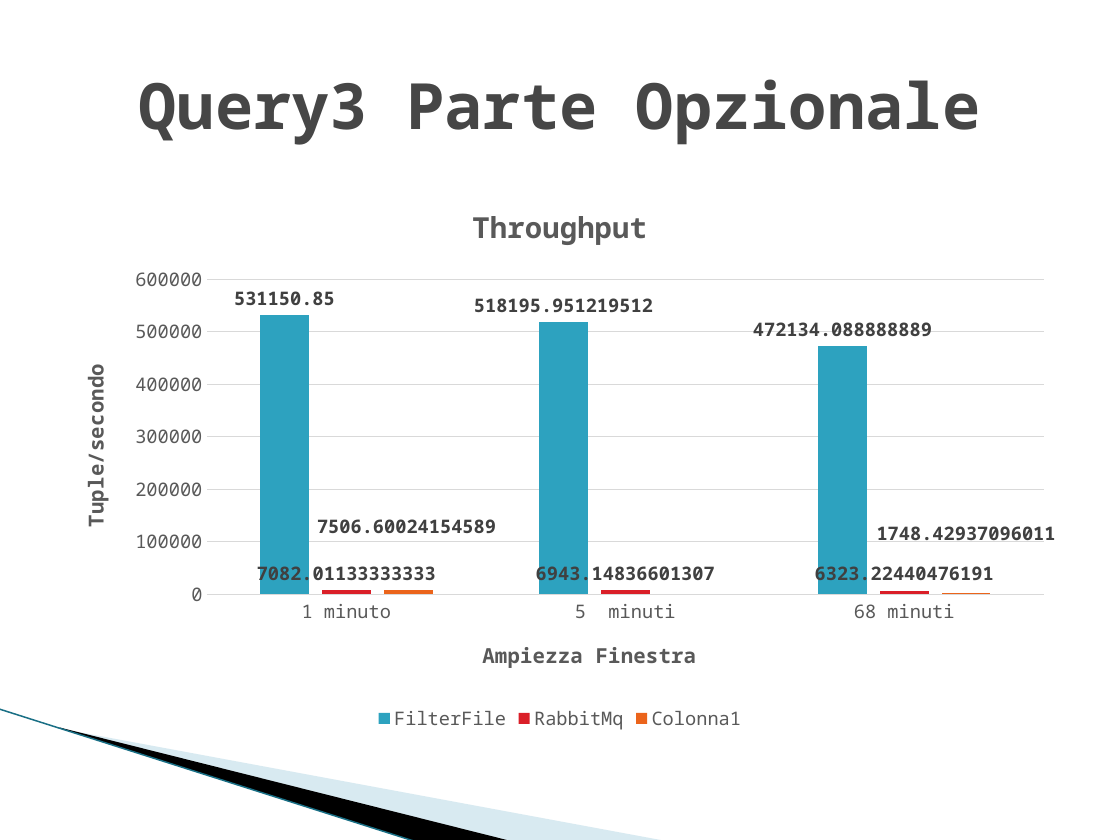
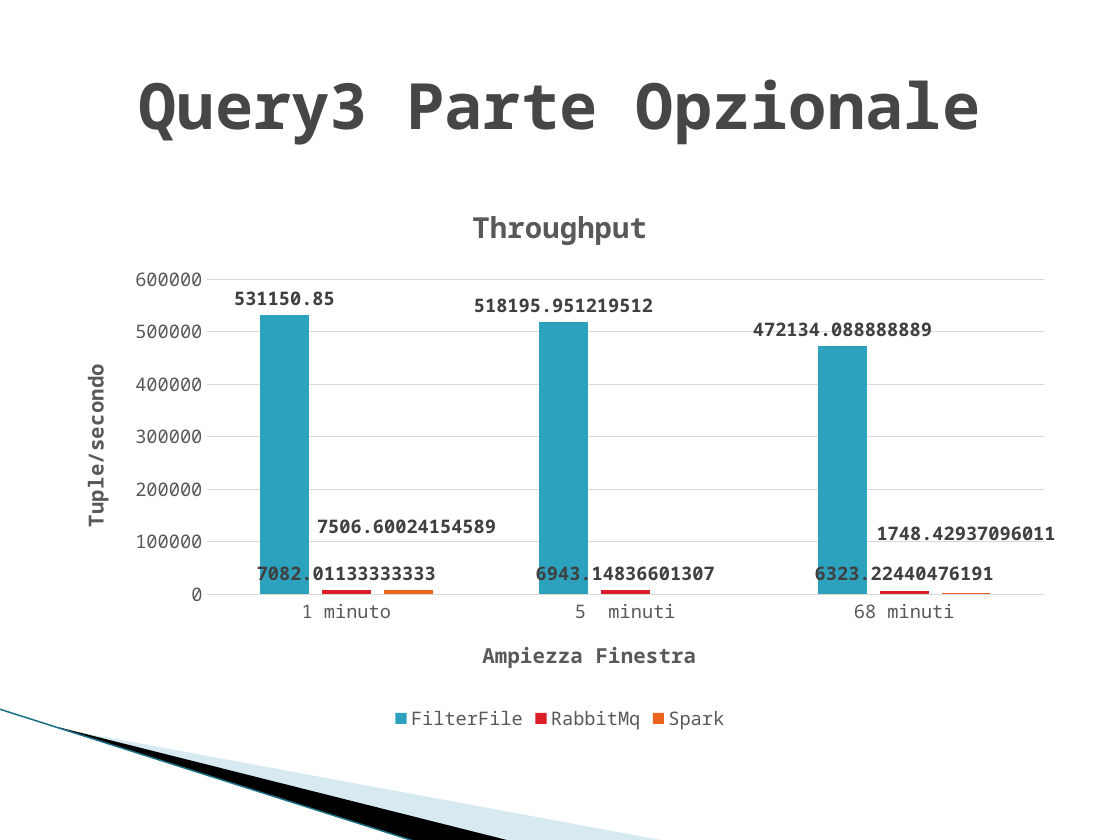
Before and after one commit to alexiey91/Flink, a slide deck: slide 27 of SABD2.pptx. Drawn at 1120x840 pixels with LibreOffice and Linux fonts; fonts in the diff are those of the drawing; background and template pictures are left out. Boxes give left, top, right and bottom in pixels: in the first picture for what was removed or moved away, otherwise in the second. Text is boxed around its words. In the diff, an @@ line names an element or a change of style, - is before the commit and + after.

```diff
--- a/SABD2.pptx
+++ b/SABD2.pptx
@@ column chart at (x1=56, y1=181, x2=1064, y2=736) @@
-Colonna1: 7506.600242, -, 1748.429371
+Spark: 7506.600242, -, 1748.429371
```
Also in this commit, not shown: 7 other slides changed.
